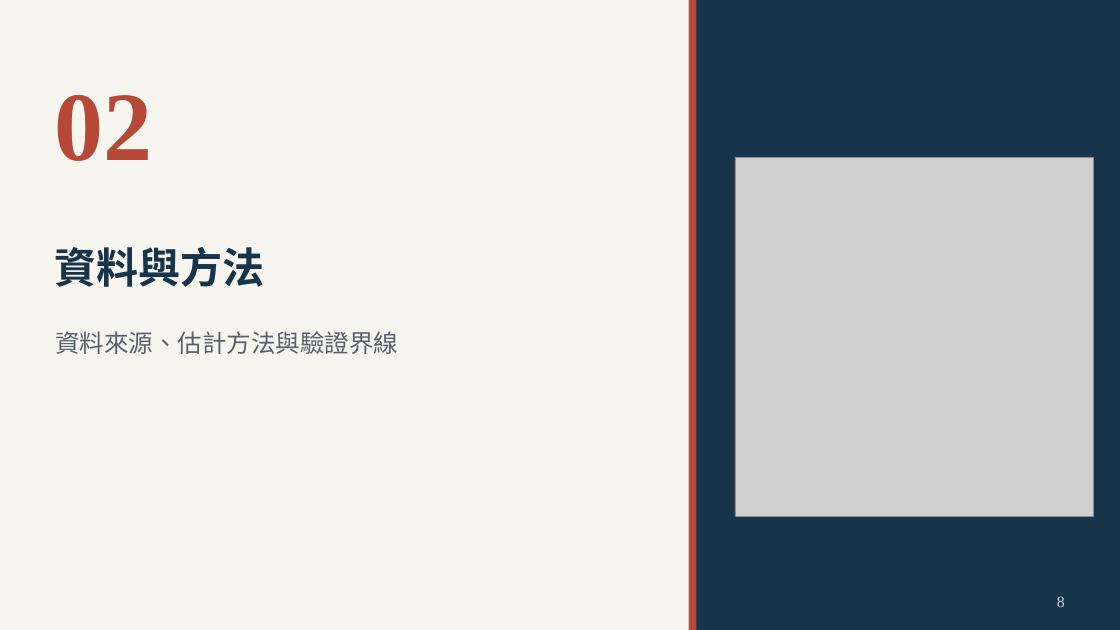
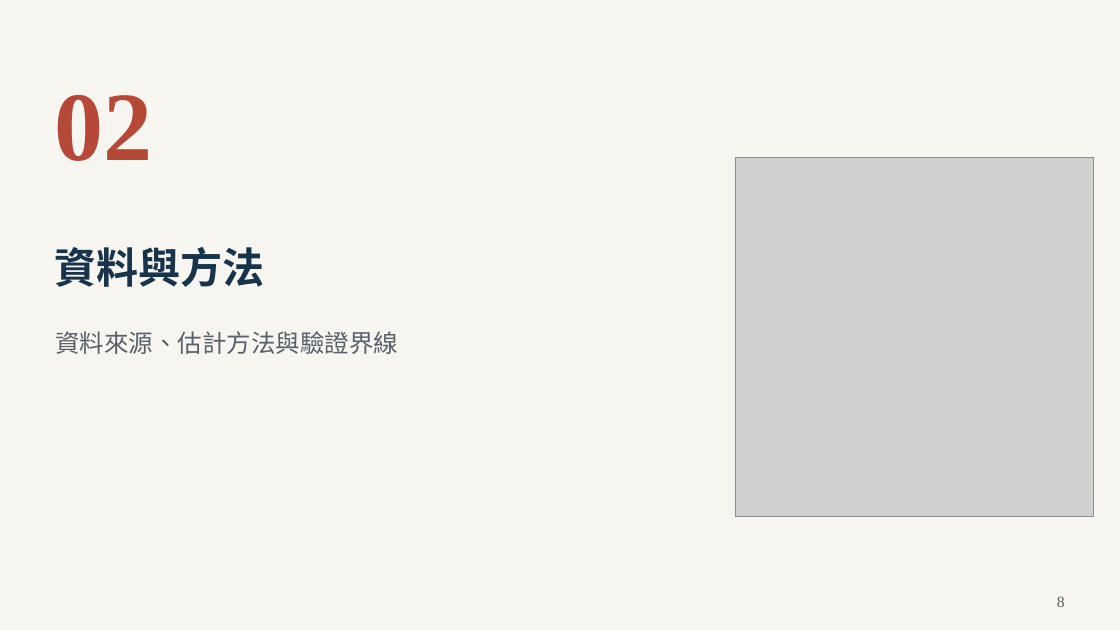
Before and after one commit to Da-Xiong-Chen/baseball_project, a slide deck: slide 8 of presentations/competition-2026/sync-20261115/一球兩面_臨場用人決策_2026球季版_38頁.pptx. Drawn at 1120x630 pixels with LibreOffice and Linux fonts; fonts in the diff are those of the drawing; grey boxes stand for pictures. Boxes give left, top, right and bottom in pixels: in the first picture for what was removed or moved away, otherwise in the second. Text is boxed around its words. In the diff, an @@ line names an element or a change of style, - is before the commit and + after.

```diff
--- a/presentations/competition-2026/sync-20261115/一球兩面_臨場用人決策_2026球季版_38頁.pptx
+++ b/presentations/competition-2026/sync-20261115/一球兩面_臨場用人決策_2026球季版_38頁.pptx
@@ rectangle removed at box(689, 0, 1120, 630) @@
@@ rectangle removed at box(689, 0, 697, 630) @@
@@ text "8" at box(1057, 596, 1065, 607): text colour #C9D3DD to #58616B @@
```
Also in this commit, not shown: 5 other slides changed, 1 other file.
